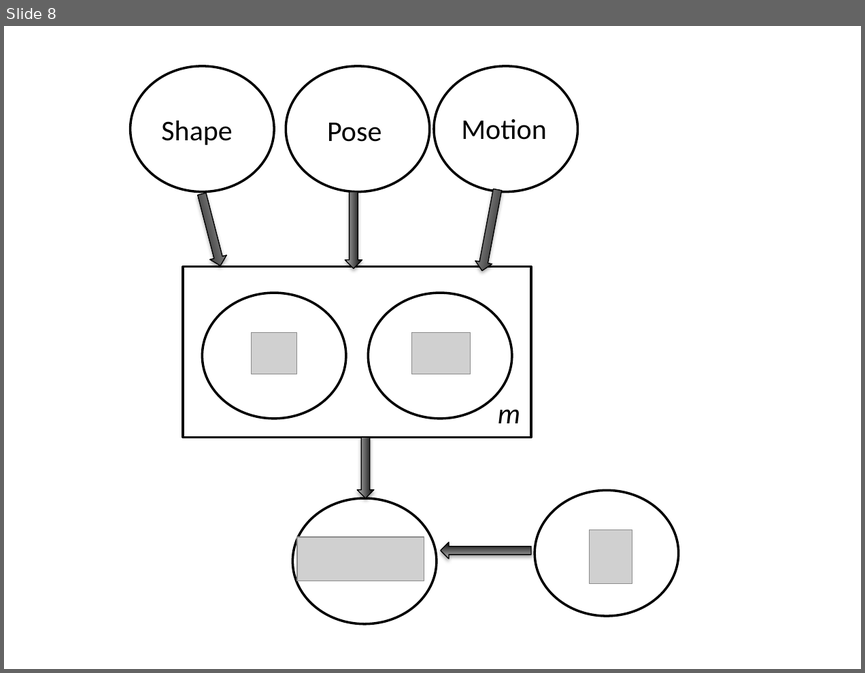
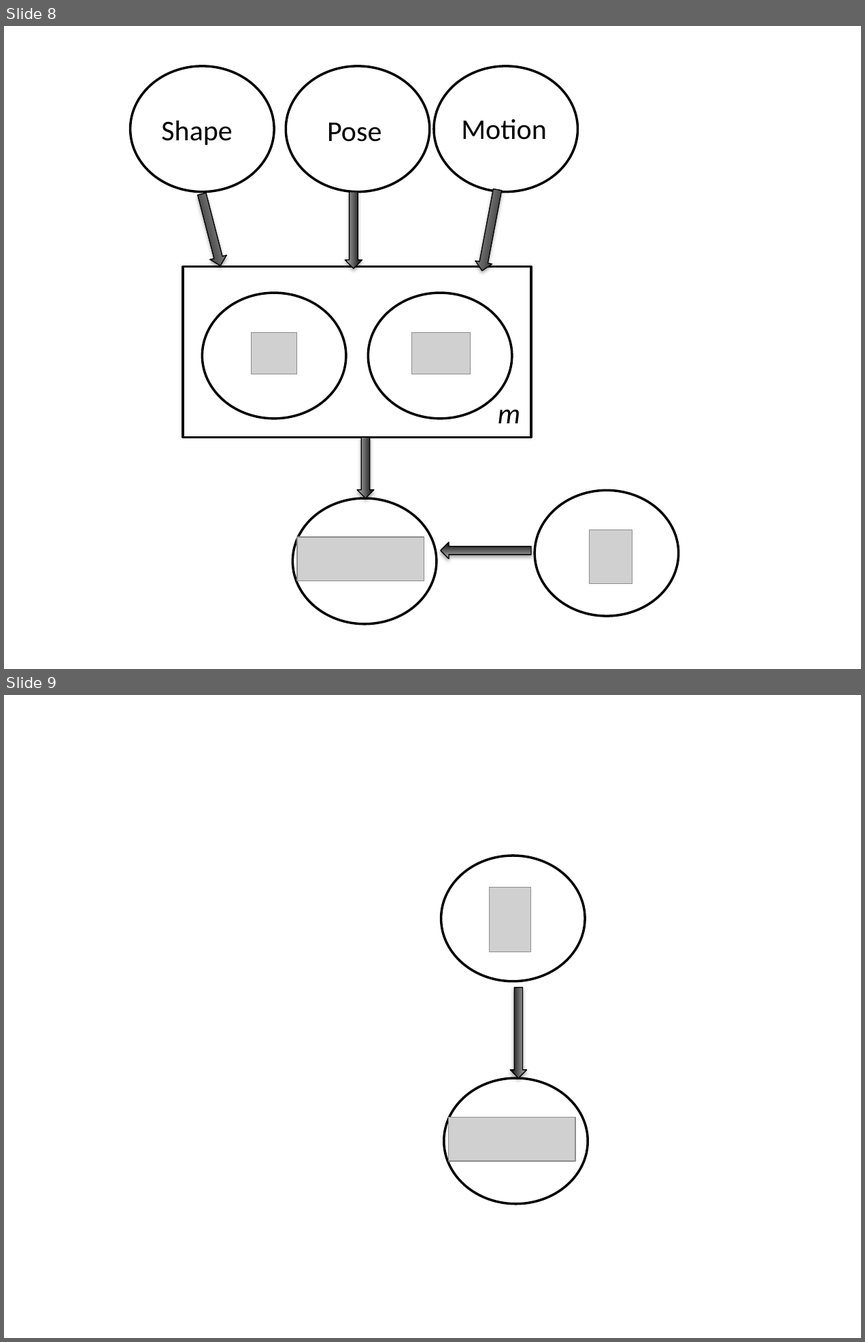
Before and after one commit to mdlaskey/Grasp_Metric_Paper-, a slide deck: figures.pptx. Shown one above the other, each under a label of ours: slide 8 before the commit, slides 8 and 9 after it. The pictures are 865x673 and 865x1342 pixels, drawn with LibreOffice and Linux fonts; fonts in the diff are those of the drawing; grey boxes stand for pictures. Boxes give left, top, right and bottom in pixels: in the first picture for what was removed or moved away, otherwise in the second. Text is boxed around its words. In the diff, an @@ line names an element or a change of style, - is before the commit and + after.

```diff
--- a/figures.pptx
+++ b/figures.pptx
@@ slide 9 added at <box>4,695,861,1338</box>, background #FFFFFF @@
@@ ellipse added at <box>441,855,585,981</box>, fill #FFFFFF, outline #000000 2 pt @@
@@ picture added at <box>490,887,531,952</box> @@
@@ right arrow added at <box>510,987,526,1078</box>, fill gradient #000000 to #BDBDBD, outline #000000 0.75 pt @@
@@ ellipse added at <box>443,1078,587,1204</box>, fill #FFFFFF, outline #000000 2 pt @@
@@ picture added at <box>449,1117,575,1160</box> @@
```
Also in this commit, not shown: 6 other files.
